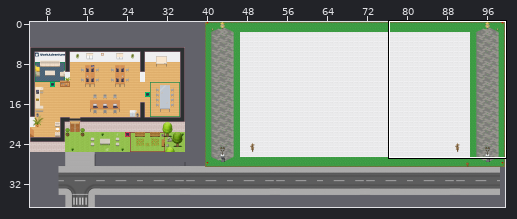
Tiled map (JSON): map1.tmj. Above, an overview of the earlier version with the close-up marked.
Close-up. First the earlier version:
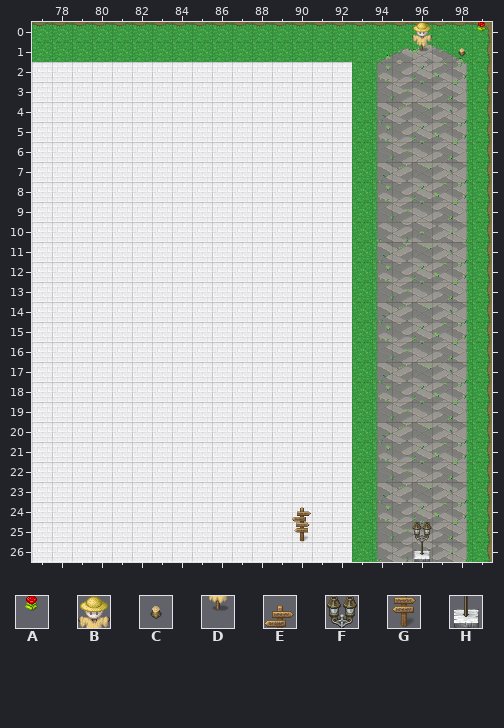
Cells are 32x32 px. Shown: x 77..99, y 0..26. The commit also changed other parts of the map, which this record leaves out.
Key: from "Chunk 2": A 154, B 155, C 156, D 157, E 158, F 159, G 160, H 161.
_ is an empty cell.
Layers that did not change in this view are not listed.
Layer "onfloor2" before, first column x 77:
 0 ___________________B__A
 1 ___________________D_C_
 2 _______________________
 3 _______________________
 4 _______________________
 5 _______________________
 6 _______________________
 7 _______________________
 8 _______________________
 9 _______________________
10 _______________________
11 _______________________
12 _______________________
13 _______________________
14 _______________________
15 _______________________
16 _______________________
17 _______________________
18 _______________________
19 _______________________
20 _______________________
21 _______________________
22 _______________________
23 _______________________
24 _____________E_________
25 _____________G_____F___
26 ___________________H___
The result:
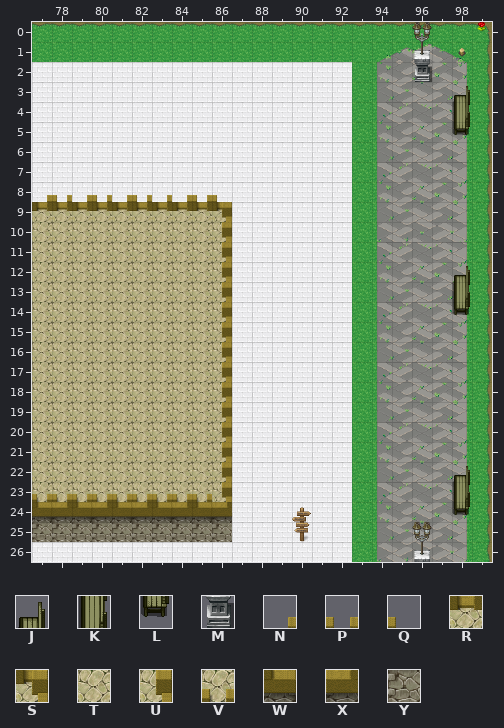
Further tiles: from "Chunk 2": J 159 flipped left-right, K 160 flipped left-right, L 161 flipped left-right, M 162, N 165, P 166, Q 167, R 169, S 170, T 172, U 173, V 174, W 175, X 176, Y 178.
Tiles of an added or newly shown layer are drawn over the layers below it.
From old to new:
Layer "onfloor2":
The edit turns tile B into tile F in row 0 at x 96.
The edit turns tile D into tile H in row 1 at x 96.
There is now tile J in row 3 at x 98; in row 12 at x 98; in row 22 at x 98.
There is now tile K in row 4 at x 98; in row 13 at x 98; in row 23 at x 98.
There is now tile L in row 5 at x 98; in row 14 at x 98; in row 24 at x 98.
There is now tile M in row 2 at x 96.
Layer "office" (added):
There is now tile N in row 8 at x 77, 79, 81 and 83 to 84.
There is now tile P in row 8 at x 78, 80, 82 and 85.
There is now tile Q in row 8 at x 86.
There is now tile R in row 9 at x 77 to 85.
There is now tile S in row 9 at x 86.
There is now tile T in rows 10 to 22 at x 77 to 85.
There is now tile U in rows 10 to 23 at x 86.
There is now tile V in row 23 at x 77 to 85.
There is now tile W in row 24 at x 77, 79, 81, 83 and 85.
There is now tile X in row 24 at x 78, 80, 82, 84 and 86.
There is now tile Y in row 25 at x 77 to 86.
